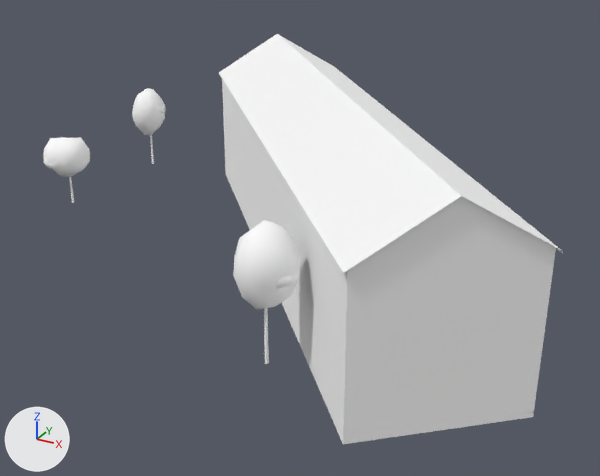
The glTF model cities/arlov-borggatan/pack/tiles/c8_1.glb: old version first, new version second.
Camera for both pictures: a 50 mm camera at (551.4, 27.6, 44.0) aimed at (513.5, 96.6, 9.5). Every picture has the same lights, and +X, +Y and +Z are marked at lower left. The older version comes first. Where no turn or scale is listed for an object, it has been applied to the vertices.

The first picture shows 'SM_Building_w36875737', 'SM_Trees_8_1'.
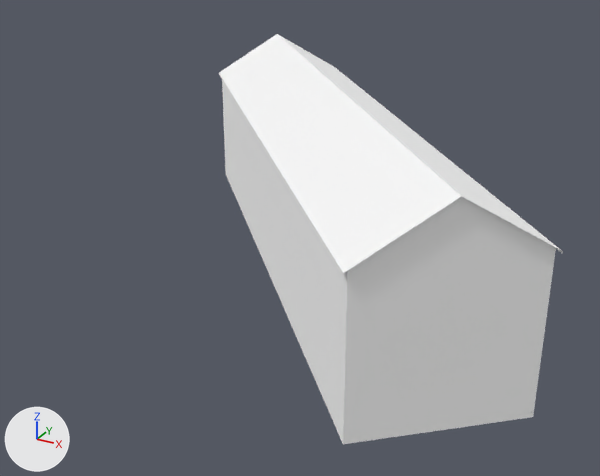
The newer file is also turned or shifted as a whole; pictures and numbers use the older file's frame.

Diff of the bpy script that builds the scene:
```diff
--- a/cities/arlov-borggatan/pack/tiles/c8_1.glb.py
+++ b/cities/arlov-borggatan/pack/tiles/c8_1.glb.py
@@ ob_sm_trees_8_1 @@
-ob_sm_trees_8_1 = bpy.data.objects.new('SM_Trees_8_1', me_sm_trees_8_1)
-ob_sm_trees_8_1.location = (501.27, 95.16, 13.66)
```

What differs and where, as boxes [x1, y1, x2, y2] in the pictures (600 x 476 px):
'SM_Trees_8_1', deleted: before [43, 88, 301, 364]
    faces in mat_m_leaf (white #ffffff): [43, 88, 301, 309]
    faces in mat_m_bark_wood (white #ffffff): [69, 134, 269, 364]
